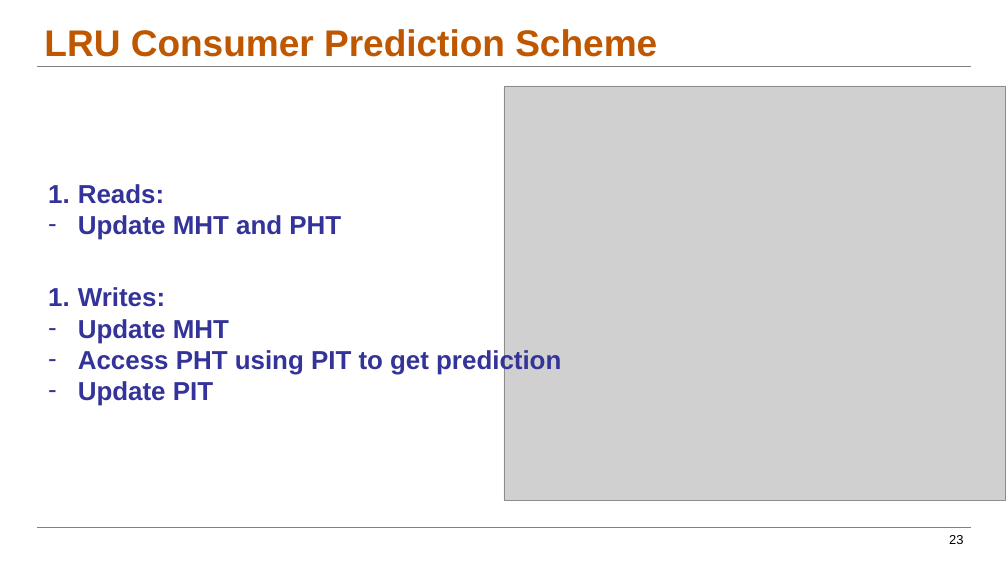
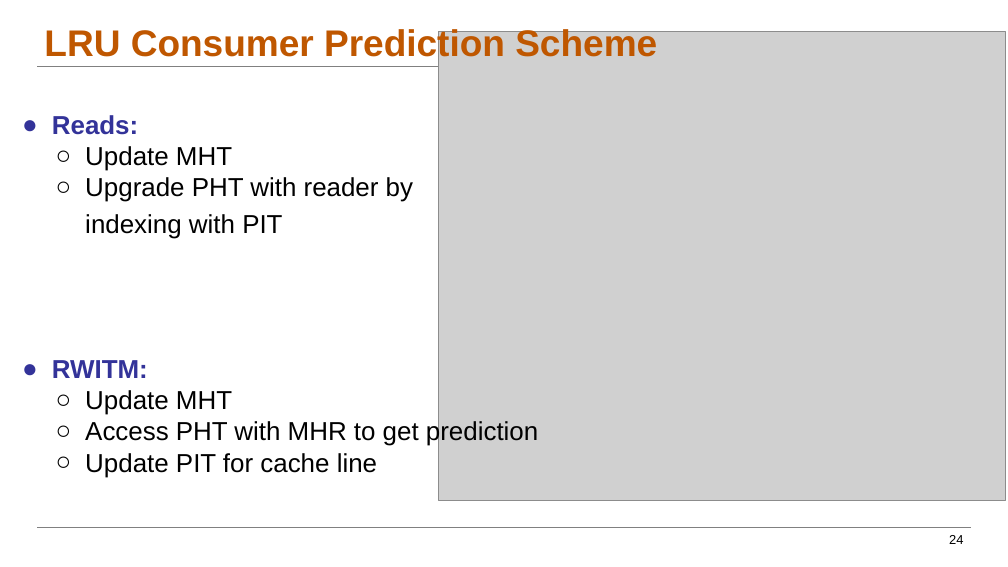
Before and after one commit to chekfung/parallel_comp_arch_final_project, a slide deck: slide 24 of presentation_materials/Parallel Comp Arch Final Presentation.pptx (slide 23 before the commit). Drawn at 1008x567 pixels with LibreOffice and Linux fonts; fonts in the diff are those of the drawing; grey boxes stand for pictures. Boxes give left, top, right and bottom in pixels: in the first picture for what was removed or moved away, otherwise in the second. Text is boxed around its words. In the diff, an @@ line names an element or a change of style, - is before the commit and + after.

Commit message:
fixed presentation

```diff
--- a/presentation_materials/Parallel Comp Arch Final Presentation.pptx
+++ b/presentation_materials/Parallel Comp Arch Final Presentation.pptx
@@ picture resized from (x1=504, y1=86, x2=1005, y2=500) to (x1=438, y1=32, x2=1005, y2=500) @@
@@ text "Reads:" moved from (x1=78, y1=184, x2=561, y2=406) to (x1=52, y1=115, x2=538, y2=478) @@
@@ text at (x1=52, y1=115, x2=232, y2=171): text colour #333399 to #000000, bold off in "Update MHT"; bullet 1. to ●; bullet - to ○; list level 1 to 2 in "Update MHT"; bullet colour #333399 to #000000 @@
@@ text at (x1=52, y1=177, x2=538, y2=478): text changed; text colour #333399 to #000000; bold off @@
-– Access PHT using PIT to get prediction
-– Update PIT
+  ○ Upgrade PHT with reader by
+indexing with PIT
+● RWITM:
+  ○ Update MHT
+  ○ Access PHT with MHR to get prediction
+  ○ Update PIT for cache line
@@ text at (x1=78, y1=215, x2=341, y2=307): paragraphs removed @@
-– Update MHT and PHT
-1. Writes:
@@ page number at (x1=949, y1=535, x2=963, y2=544): text changed @@
-23
+24
```
Also in this commit, not shown: 2 other slides changed, 1 slide added.
